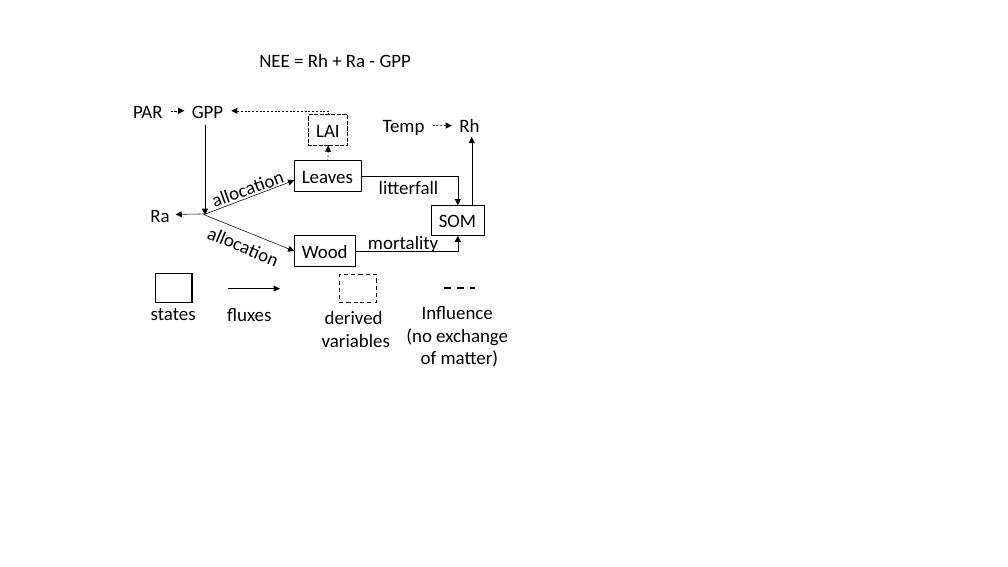
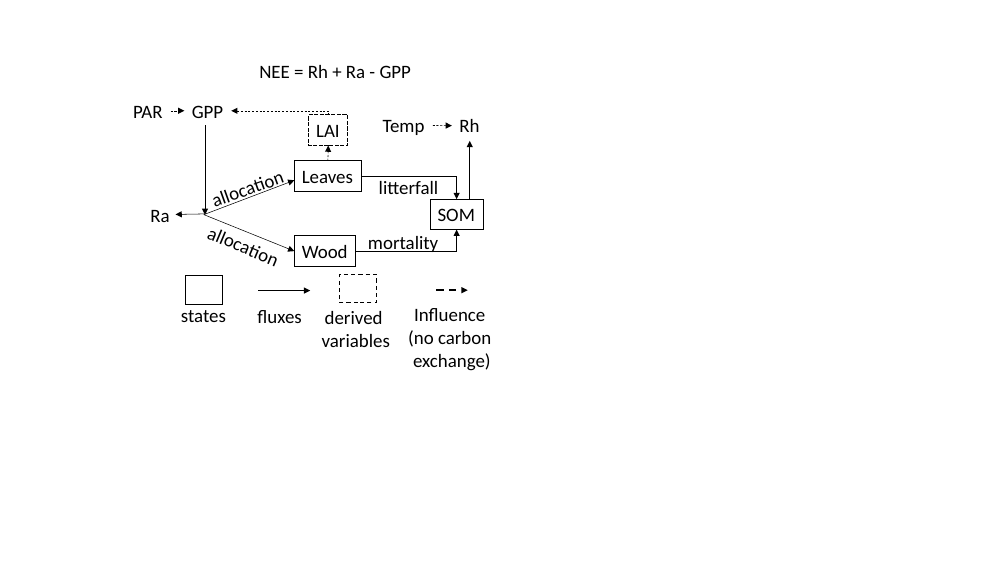
Before and after one commit to jcmorgan7VT/eco4cast-in-R-book, a slide deck: slide 1 of img/model_diagram.pptx. Drawn at 1008x567 pixels with LibreOffice and Linux fonts; fonts in the diff are those of the drawing. Boxes give left, top, right and bottom in pixels: in the first picture for what was removed or moved away, otherwise in the second. Text is boxed around its words. In the diff, an @@ line names an element or a change of style, - is before the commit and + after.

```diff
--- a/img/model_diagram.pptx
+++ b/img/model_diagram.pptx
@@ text "NEE = Rh + Ra ...": place and size @@
-text "NEE = Rh + Ra ..." at <box>259,54,411,67</box>
+text "NEE = Rh + Ra ..." at <box>259,65,411,78</box>
@@ arrow moved from (472, 205) - (472, 137) to (470, 199) - (470, 141) @@
@@ elbow arrow moved from (361, 176) - (458, 206) to (361, 176) - (457, 199) @@
@@ rectangle "SOM": place and size @@
-rectangle "SOM" at <box>432,206,485,236</box>
+rectangle "SOM" at <box>430,199,483,229</box>
@@ elbow arrow moved from (356, 251) - (458, 236) to (356, 251) - (457, 230) @@
@@ 2 texts, 1 rectangle, 1 arrow: place and size @@
-2 texts, 1 rectangle, 1 arrow at <box>151,274,280,321</box>
+2 texts, 1 rectangle, 1 arrow at <box>181,276,310,323</box>
@@ line moved from (444, 288) - (476, 288) to (436, 290) - (468, 290) @@
@@ line (436, 290) - (468, 290): line to arrow @@
@@ text at <box>408,330,491,371</box>: text changed @@
-(no exchange
-of matter)
+(no carbon
+exchange)
```
Also in this commit, not shown: 7 other files.
